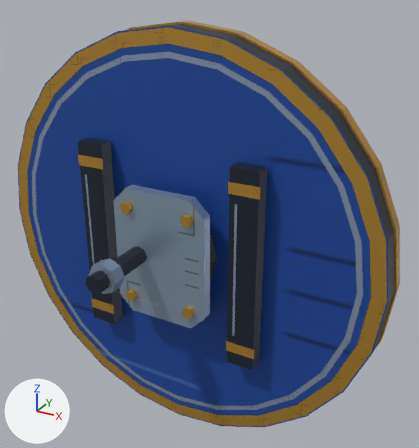
The glTF model public/art/3d/models/class/guardian.glb as it was, and as the next commit left it.
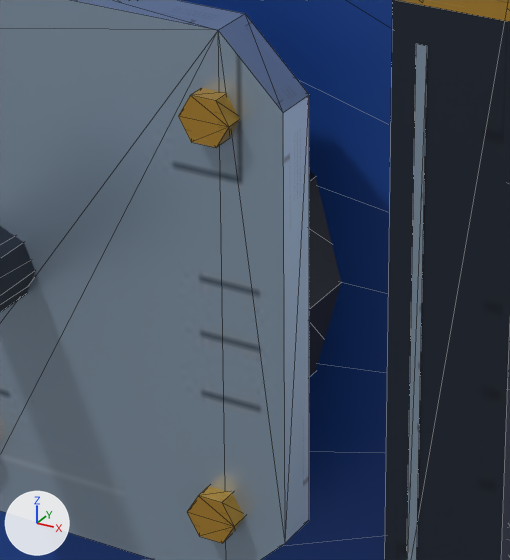
There are two pictures of each version: one whole from a 50 mm camera at (0.494, -0.513, 0.32) aimed at (0.074, 0.251, -0.062), one close up on the part from 33% to 61% of the width and 43% to 72% of the height. The axes (+X, +Y, +Z) are drawn at lower left. The lights are the same throughout. The first two pictures are the older version. The close-ups show mesh edges as thin lines. Where no turn or scale is listed for an object, it has been applied to the vertices. Vertices at exactly the same position are counted once.

Names of what the first close-up shows: 'mount', 'plate'.
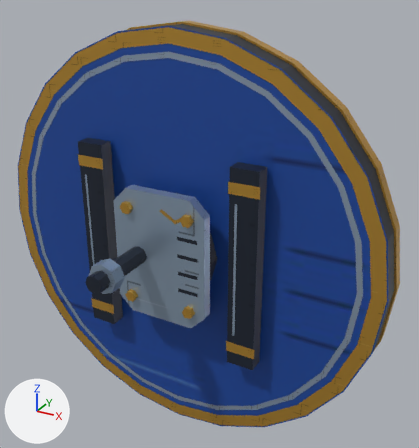
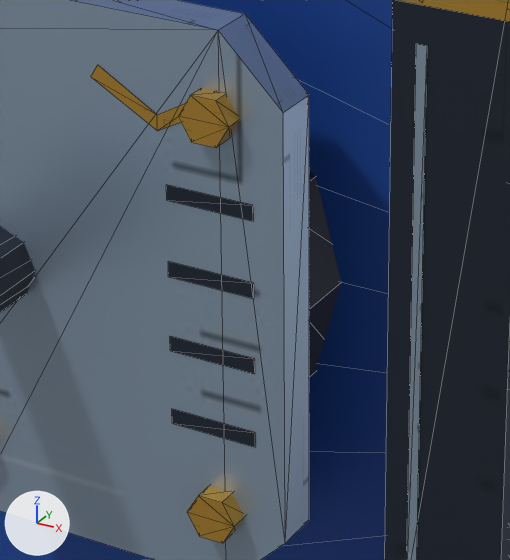
Pixel boxes [x1, y1, x2, y2] of what changed, in the close-ups (510 x 560 px):
part 1 of me_plate_plates, added
    after: [91, 65, 255, 447]

Diff of the bpy script that builds the scene:
```diff
--- a/public/art/3d/models/class/guardian.glb.py
+++ b/public/art/3d/models/class/guardian.glb.py
@@ me_plate_plates @@
 # used by ob_plate; location = (0.03, 0.231, -0.1)
 # verts and faces of me_plate_plates; kept vertices keep their numbers, new ones are numbered from 836
-me_plate_plates.from_pydata(...)  # 836 vertices, 1420 faces; spans x -0.35..0.35, y -0.073..0.133, z -0.35..0.35
+me_plate_plates.from_pydata(...)  # 858 vertices, 1432 faces; spans x -0.35..0.35, y -0.073..0.133, z -0.35..0.35
+# me_plate_plates part 1
+verts[836] = (0.035, -0.066, -0.048)  # pixel (172, 423)
+verts[837] = (0.07, -0.066, -0.048)  # pixel (255, 447)
+verts[838] = (0.035, -0.066, -0.018)  # pixel (170, 350)
+verts[839] = (0.07, -0.066, -0.018)  # pixel (254, 373)
+verts[840] = (0.035, -0.066, 0.012)  # pixel (168, 276)
+verts[841] = (0.07, -0.066, 0.012)  # pixel (253, 298)
+verts[842] = (0.035, -0.066, 0.042)  # pixel (166, 200)
+verts[843] = (0.07, -0.066, 0.042)  # pixel (253, 221)
+verts[844] = (0.032, -0.066, 0.068)  # pixel (157, 130)
+for new, old in zip([*range(845, 854)], [*range(836, 845)]): verts[new] = verts[old] + (0.0, 0.0, 0.006)
+verts[854] = (0.005, -0.066, 0.083)  # pixel (90, 76)
+verts[855] = (0.008, -0.066, 0.088)  # pixel (97, 64)
+verts[856] = (0.056, -0.066, 0.088)  # pixel (216, 90)
+verts[857] = (0.059, -0.066, 0.083)
+faces += [(836, 837, 846), (836, 846, 845), (838, 839, 848), (838, 848, 847), (840, 841, 850), (840, 850, 849)]  # mat_painted_dark (picture img_image_0)
+faces += [(842, 843, 852), (842, 852, 851)]  # mat_painted_dark (picture img_image_0)
+faces += [(844, 853, 854), (853, 855, 854), (844, 856, 853), (844, 857, 856)]  # mat_painted_gold (picture img_image_0)
 me_plate_plates.materials.append(mat_painted_dark)
```
